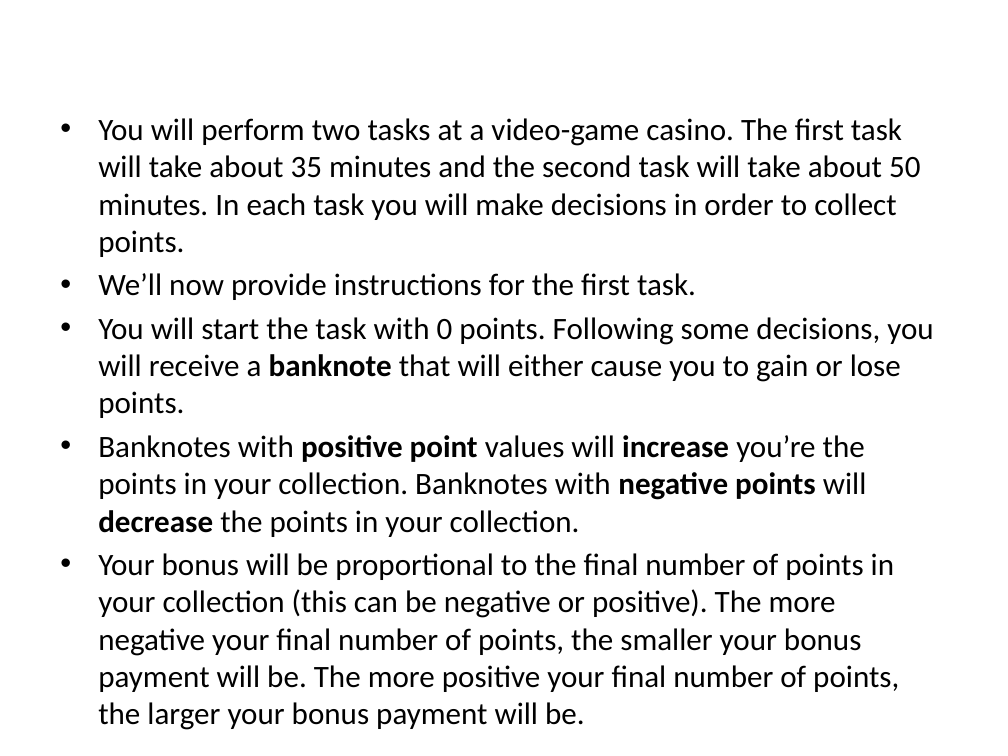
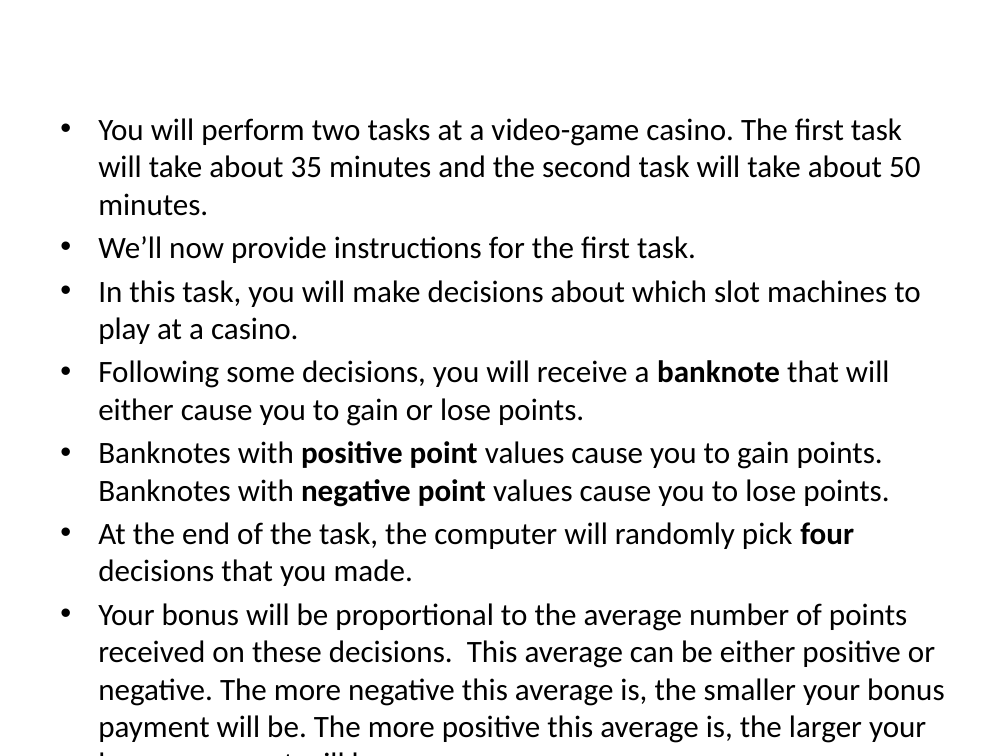
Before and after one commit to evanrussek/uws_jsp, a slide deck: slide 2 of Stimuli/uws_instr_slides.pptx. Drawn at 1008x756 pixels with LibreOffice and Linux fonts; fonts in the diff are those of the drawing. Boxes give left, top, right and bottom in pixels: in the first picture for what was removed or moved away, otherwise in the second. Text is boxed around its words. In the diff, an @@ line names an element or a change of style, - is before the commit and + after.

```diff
--- a/Stimuli/uws_instr_slides.pptx
+++ b/Stimuli/uws_instr_slides.pptx
@@ text at [98, 118, 920, 216]: text changed @@
-• You will perform two tasks at a video-game casino. The first task will take about 35 minutes and the second task will take about 50 minutes. In each task you will make decisions in order to collect points.
+• You will perform two tasks at a video-game casino. The first task will take about 35 minutes and the second task will take about 50 minutes.
@@ text at [98, 280, 944, 743]: text changed @@
-• You will start the task with 0 points. Following some decisions, you will receive a banknote that will either cause you to gain or lose points.
-• Banknotes with positive point values will increase you’re the points in your collection. Banknotes with negative points will decrease the points in your collection.
-• Your bonus will be proportional to the final number of points in your collection (this can be negative or positive). The more negative your final number of points, the smaller your bonus payment will be. The more positive your final number of points, the larger your bonus payment will be.
+• In this task, you will make decisions about which slot machines to play at a casino.
+• Following some decisions, you will receive a banknote that will either cause you to gain or lose points.
+• Banknotes with positive point values cause you to gain points. Banknotes with negative point values cause you to lose points.
+• At the end of the task, the computer will randomly pick four decisions that you made.
+• Your bonus will be proportional to the average number of points received on these decisions. This average can be either positive or negative. The more negative this average is, the smaller your bonus payment will be. The more positive this average is, the larger your bonus payment will be.
```
Also in this commit, not shown: 4 other slides changed, 13 other files.
